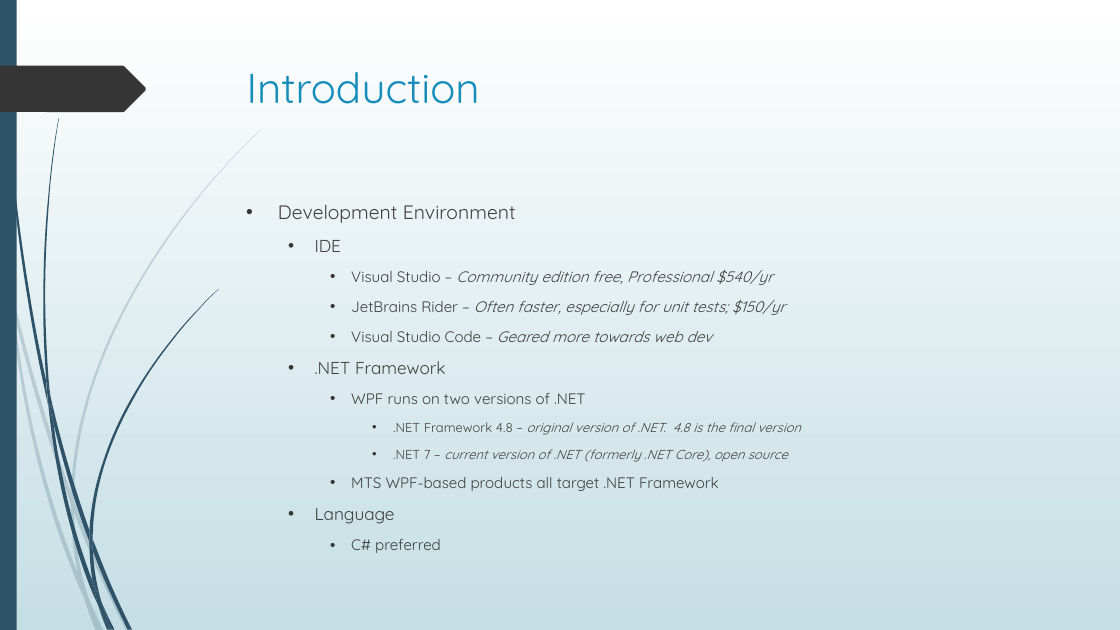
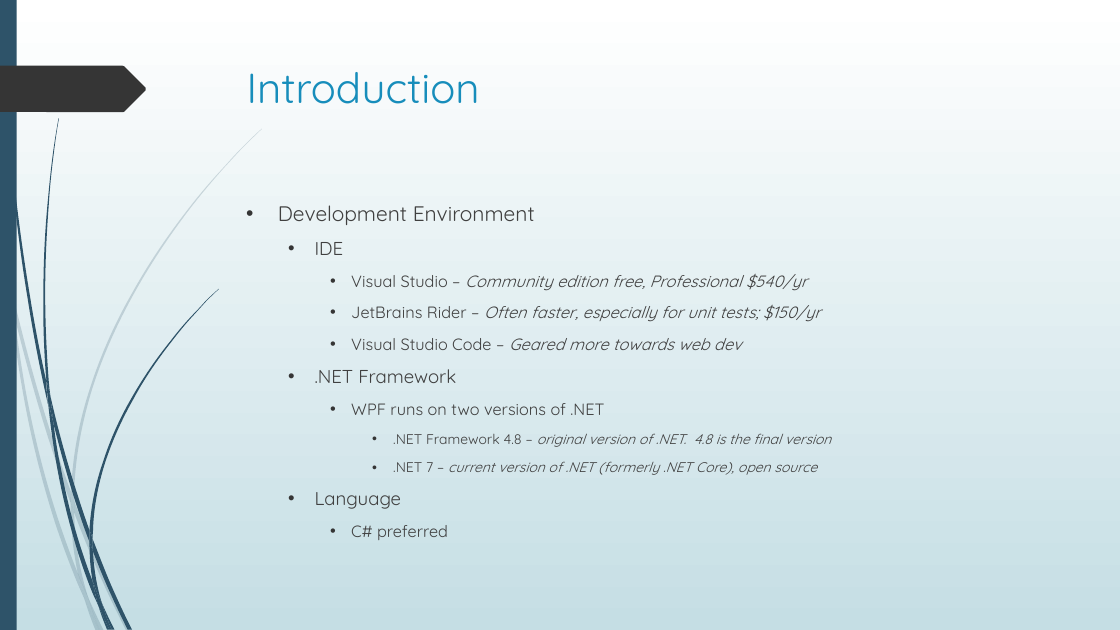
Before and after one commit to seanpsexton/wpf-workshop-solutions, a slide deck: slide 5 of WPF-Workshop-Sexton.pptx. Drawn at 1120x630 pixels with LibreOffice and Linux fonts; fonts in the diff are those of the drawing. Boxes give left, top, right and bottom in pixels: in the first picture for what was removed or moved away, otherwise in the second. Text is boxed around its words. In the diff, an @@ line names an element or a change of style, - is before the commit and + after.

```diff
--- a/WPF-Workshop-Sexton.pptx
+++ b/WPF-Workshop-Sexton.pptx
@@ text "Development Environment" at (x1=278, y1=205, x2=831, y2=540): size 16.6 to 18 pt in "Development Environment"; size 14.8 to 16 pt in "IDE", ".NET Framework", "Language"; size 12.9 to 14 pt in "Visual Studio – Community edition free, Professional ...", "JetBrains Rider – Often faster, especially for ...", "Visual Studio Code – Geared more towards ...", "WPF runs on two versions of .NET" and 1 more places; size 11.1 to 12 pt in ".NET Framework 4.8 – original version of ...", ".NET 7 – current version of .NET ..." @@
@@ text at (x1=351, y1=477, x2=719, y2=491): paragraph removed @@
-    • MTS WPF-based products all target .NET Framework
```
Also in this commit, not shown: 1 other slide changed, 3 other files.
